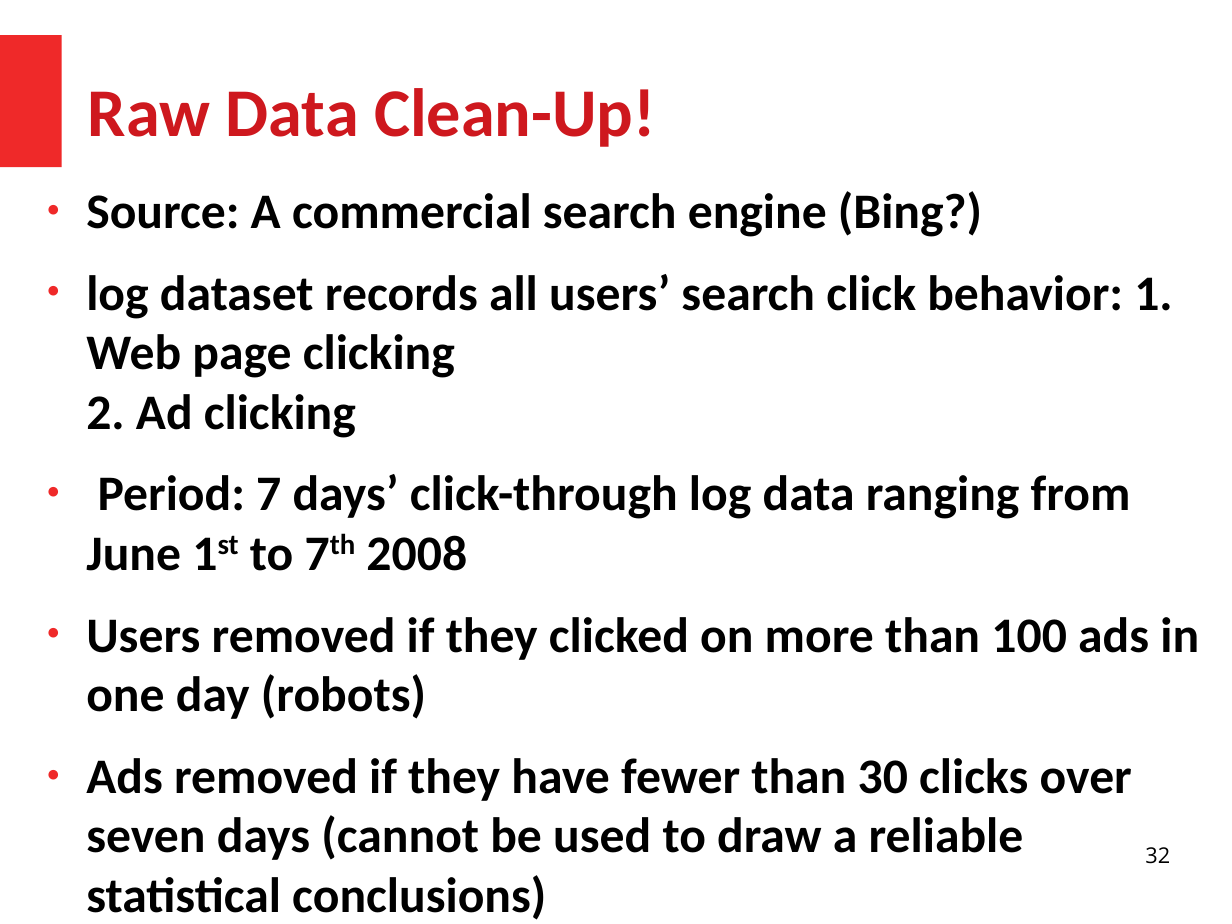
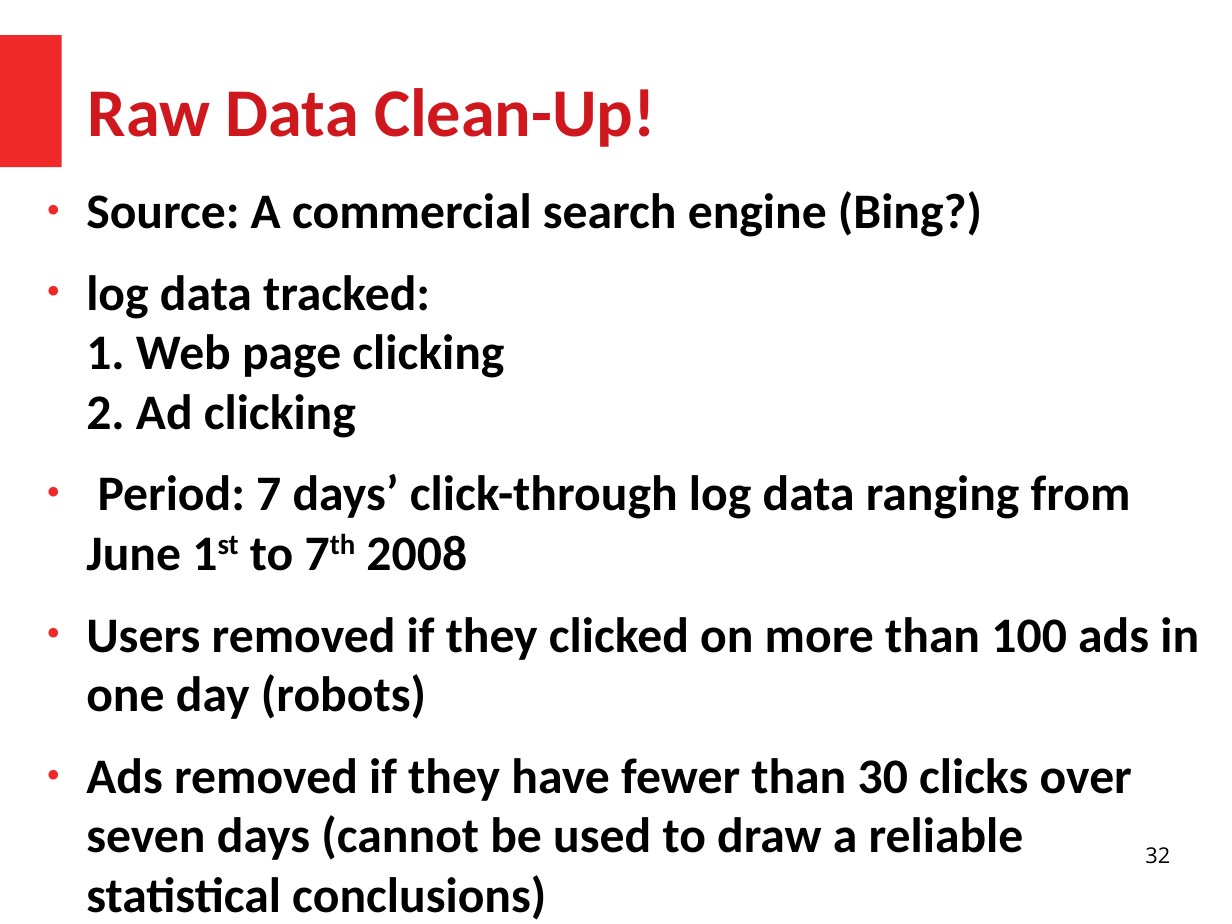
Before and after one commit to HussamHallak/cs834-f17, a slide deck: slide 32 of assignments/P4/P4.odp. Drawn at 1232x924 pixels with LibreOffice and Linux fonts; fonts in the diff are those of the drawing. Boxes give left, top, right and bottom in pixels: in the first picture for what was removed or moved away, otherwise in the second. Text is boxed around its words. In the diff, an @@ line names an element or a change of style, - is before the commit and + after.

```diff
--- a/assignments/P4/P4.odp
+++ b/assignments/P4/P4.odp
@@ text at box(86, 275, 504, 438): text changed @@
-● log dataset records all users’ search click behavior: 1. Web page clicking
-  2. Ad clicking
+● log data tracked:
+  1. Web page clicking
+  2. Ad clicking
```
Also in this commit, not shown: 4 other slides changed, 1 other file.
